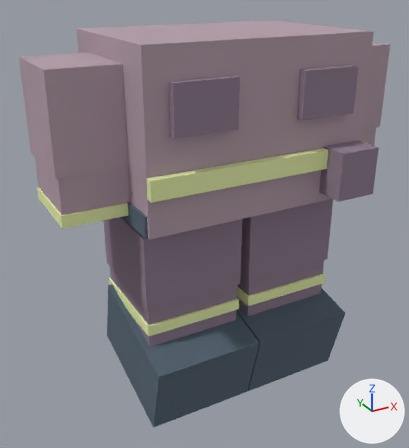
The glTF model public/world3d/blocky-outfits/paramedic-rose.glb as it was, and as the next commit left it.
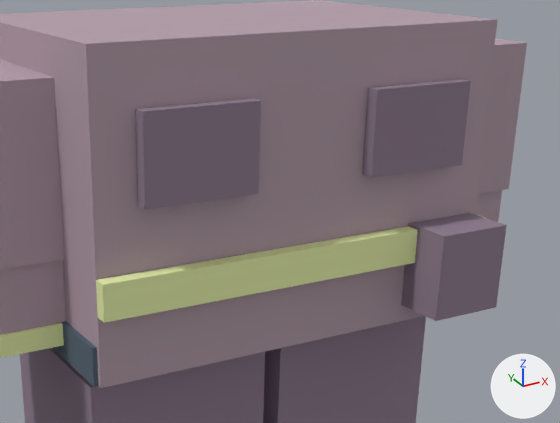
Each version is shown whole from a camera (50 mm lens) standing at (-0.852, -1.457, 1.164) and looking at (-0.063, -0.023, 0.447), then close up on the part from 23% to 100% of the width and 4% to 58% of the height. The lights are fixed; the arrows at lower right show +X, +Y and +Z. The older version's two pictures come first. Where no turn or scale is listed for an object, it has been applied to the vertices.

In view in the first close-up: 'cuff-Right', 'jacket', 'lower-sleeve-Right', 'medical-belt', 'medical-pouch', 'pocket--1', 'pocket-1', 'reflective-band', 'trouser-Left', 'trouser-Right', 'upper-sleeve-Left', 'upper-sleeve-Right' and 1 more.
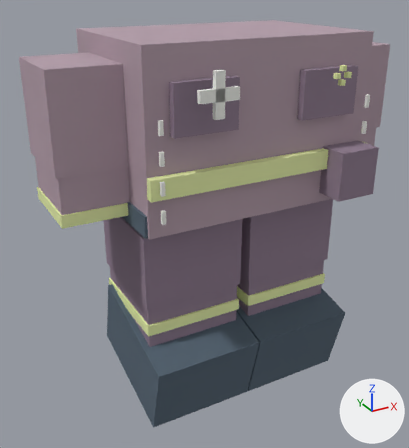
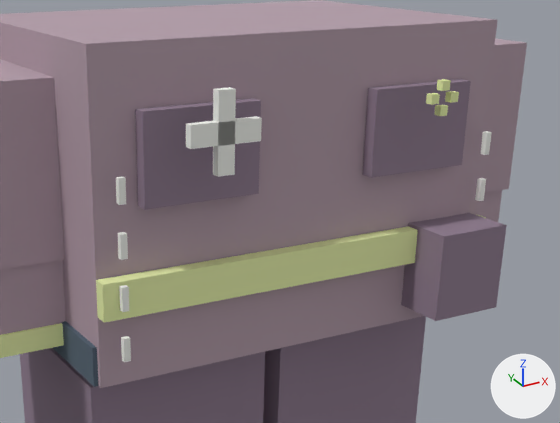
Diff of the bpy script that builds the scene:
```diff
--- a/public/world3d/blocky-outfits/paramedic-rose.glb.py
+++ b/public/world3d/blocky-outfits/paramedic-rose.glb.py
@@ ob_design_paramedic_side_stitch__1_3 @@
+ob_design_paramedic_side_stitch__1_3 = bpy.data.objects.new('design-paramedic-side-stitch--1-3', me_cube_265)  # a box spanning x -0.005..0.005, y -0.0045..0.0045, z -0.0175..0.0175; in mat_light (white #f3f5ef)
+ob_design_paramedic_side_stitch__1_3.location = (-0.318, -0.276, 0.84)
@@ ob_design_paramedic_side_stitch__1_2 @@
+ob_design_paramedic_side_stitch__1_2 = bpy.data.objects.new('design-paramedic-side-stitch--1-2', me_cube_264)  # a box spanning x -0.005..0.005, y -0.0045..0.0045, z -0.0175..0.0175; in mat_light (white #f3f5ef)
+ob_design_paramedic_side_stitch__1_2.location = (-0.318, -0.276, 0.765)
@@ ob_design_paramedic_side_stitch__1_1 @@
+ob_design_paramedic_side_stitch__1_1 = bpy.data.objects.new('design-paramedic-side-stitch--1-1', me_cube_265.copy())
+ob_design_paramedic_side_stitch__1_1.location = (-0.318, -0.276, 0.69)
@@ ob_design_paramedic_side_stitch__1_0 @@
+ob_design_paramedic_side_stitch__1_0 = bpy.data.objects.new('design-paramedic-side-stitch--1-0', me_cube_264.copy())
+ob_design_paramedic_side_stitch__1_0.location = (-0.318, -0.276, 0.615)
@@ ob_design_paramedic_side_stitch_1_3 @@
+ob_design_paramedic_side_stitch_1_3 = bpy.data.objects.new('design-paramedic-side-stitch-1-3', me_cube_265.copy())
+ob_design_paramedic_side_stitch_1_3.location = (0.318, -0.276, 0.84)
@@ ob_design_paramedic_side_stitch_1_2 @@
+ob_design_paramedic_side_stitch_1_2 = bpy.data.objects.new('design-paramedic-side-stitch-1-2', me_cube_264.copy())
+ob_design_paramedic_side_stitch_1_2.location = (0.318, -0.276, 0.765)
@@ ob_design_paramedic_responder_cross_v @@
+ob_design_paramedic_responder_cross_v = bpy.data.objects.new('design-paramedic-responder-cross-v', me_cube_280)  # a box spanning x -0.0125..0.0125, y -0.007..0.007, z -0.055..0.055; in mat_light (white #f3f5ef)
+ob_design_paramedic_responder_cross_v.location = (-0.192, -0.327, 0.913)
@@ ob_design_paramedic_responder_cross_h @@
+ob_design_paramedic_responder_cross_h = bpy.data.objects.new('design-paramedic-responder-cross-h', me_cube_281)  # a box spanning x -0.0525..0.0525, y -0.007..0.007, z -0.015..0.015; in mat_light (white #f3f5ef)
+ob_design_paramedic_responder_cross_h.location = (-0.192, -0.327, 0.913)
@@ ob_design_paramedic_makers_mark_3 @@
+ob_design_paramedic_makers_mark_3 = bpy.data.objects.new('design-paramedic-makers-mark-3', me_cube_273)  # a box spanning x -0.007..0.007, y -0.006..0.006, z -0.007..0.007; in mat_accent (green #eaf4ad)
+ob_design_paramedic_makers_mark_3.location = (0.159, -0.322, 0.928)
@@ ob_design_paramedic_makers_mark_2 @@
+ob_design_paramedic_makers_mark_2 = bpy.data.objects.new('design-paramedic-makers-mark-2', me_cube_273.copy())
+ob_design_paramedic_makers_mark_2.location = (0.177, -0.322, 0.946)
@@ ob_design_paramedic_makers_mark_1 @@
+ob_design_paramedic_makers_mark_1 = bpy.data.objects.new('design-paramedic-makers-mark-1', me_cube_271)  # a box spanning x -0.007..0.007, y -0.006..0.006, z -0.007..0.007; in mat_accent (green #eaf4ad)
+ob_design_paramedic_makers_mark_1.location = (0.195, -0.322, 0.928)
@@ ob_design_paramedic_makers_mark_0 @@
+ob_design_paramedic_makers_mark_0 = bpy.data.objects.new('design-paramedic-makers-mark-0', me_cube_273.copy())
+ob_design_paramedic_makers_mark_0.location = (0.177, -0.322, 0.91)
```

What differs and where, as boxes (x1, y1, x2, y2) in the close-ups (560 x 423 px):
'design-paramedic-responder-cross-v', added
    after: (213, 87, 236, 177)
'design-paramedic-responder-cross-h', added
    after: (186, 116, 262, 149)
'design-paramedic-side-stitch--1-3', added
    after: (116, 176, 126, 205)
'design-paramedic-side-stitch--1-2', added
    after: (118, 232, 128, 260)
'design-paramedic-side-stitch--1-1', added
    after: (119, 285, 129, 312)
'design-paramedic-side-stitch--1-0', added
    after: (121, 336, 131, 363)
'design-paramedic-side-stitch-1-3', added
    after: (480, 131, 492, 155)
'design-paramedic-side-stitch-1-2', added
    after: (475, 178, 486, 201)
'design-paramedic-makers-mark-2', added
    after: (437, 79, 451, 91)
'design-paramedic-makers-mark-3', added
    after: (426, 93, 440, 105)
'design-paramedic-makers-mark-0', added
    after: (434, 104, 448, 116)
'design-paramedic-makers-mark-1', added
    after: (445, 91, 459, 103)
